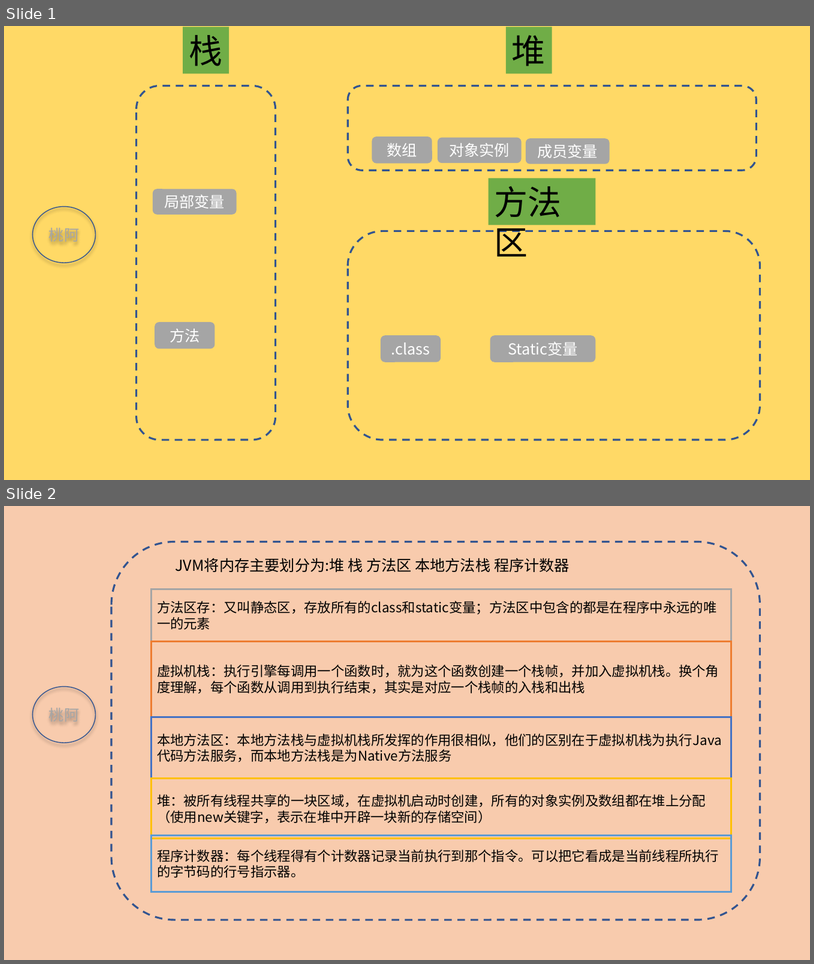
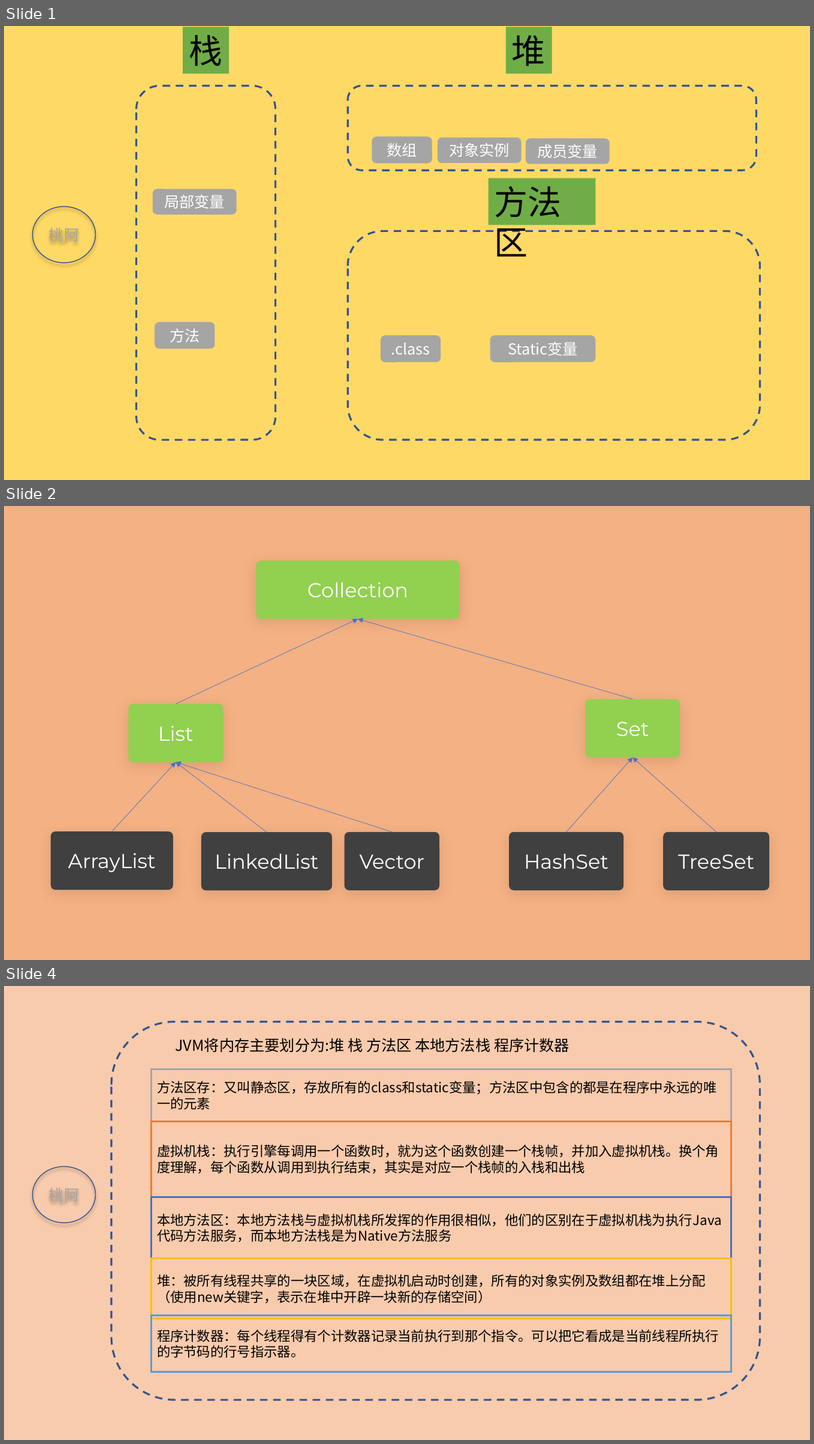
Before and after one commit to taoya7/MyNote, a slide deck: JavaStudy/JVM.pptx. Shown one above the other, each under a label of ours: slides 1 and 2 before the commit, slides 1, 2 and 4 after it; the slides between them are not shown. The pictures are 814x964 and 814x1444 pixels, drawn with LibreOffice and Linux fonts; fonts in the diff are those of the drawing. Boxes give left, top, right and bottom in pixels: in the first picture for what was removed or moved away, otherwise in the second. Text is boxed around its words. In the diff, an @@ line names an element or a change of style, - is before the commit and + after.

```diff
--- a/JavaStudy/JVM.pptx
+++ b/JavaStudy/JVM.pptx
@@ slide 2 added at box(4, 506, 810, 960), background #F4B183 @@
@@ rounded rectangle added at box(256, 561, 460, 619), fill #92D050, 24 pt, text #FFFFFF @@
+Collection
@@ arrow added from (176, 704) to (358, 619), #4472C4 0.5 pt @@
@@ arrow added from (633, 699) to (358, 619), #4472C4 0.5 pt @@
@@ rounded rectangle added at box(585, 699, 680, 757), fill #92D050, 24 pt, text #FFFFFF @@
+Set
@@ rounded rectangle added at box(129, 704, 224, 762), fill #92D050, 24 pt, text #FFFFFF @@
+List
@@ arrow added from (567, 831) to (633, 757), #4472C4 0.5 pt @@
@@ arrow added from (717, 831) to (633, 757), #4472C4 0.5 pt @@
@@ arrow added from (111, 831) to (176, 762), #4472C4 0.5 pt @@
@@ arrow added from (267, 832) to (176, 762), #4472C4 0.5 pt @@
@@ arrow added from (392, 831) to (176, 762), #4472C4 0.5 pt @@
@@ rounded rectangle added at box(51, 831, 173, 889), fill #404040, 24 pt, text #FFFFFF @@
+ArrayList
@@ rounded rectangle added at box(201, 832, 332, 890), fill #404040, 24 pt, text #FFFFFF @@
+LinkedList
@@ rounded rectangle added at box(345, 831, 440, 889), fill #404040, 24 pt, text #FFFFFF @@
+Vector
@@ rounded rectangle added at box(509, 831, 624, 889), fill #404040, 24 pt, text #FFFFFF @@
+HashSet
@@ rounded rectangle added at box(664, 831, 770, 889), fill #404040, 24 pt, text #FFFFFF @@
+TreeSet
@@ what was slide 2 is now slide 4 @@
```
Also in this commit, not shown: 1 other slide added, 5 other files.
